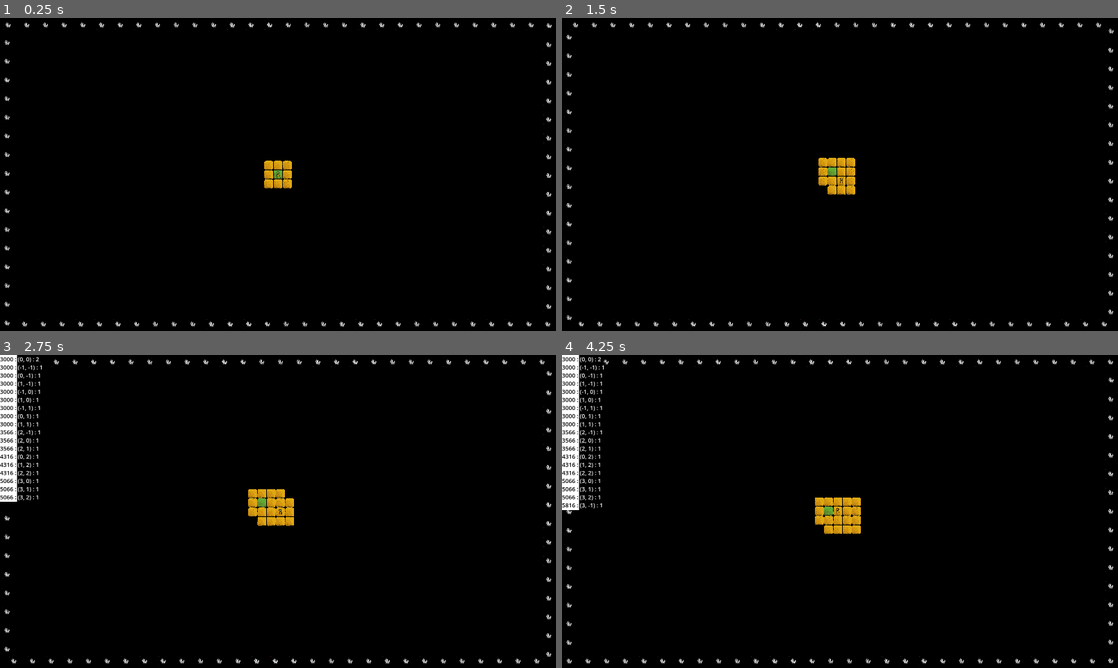
Above: before the commit, frames 1-4 (two rows, left to right).
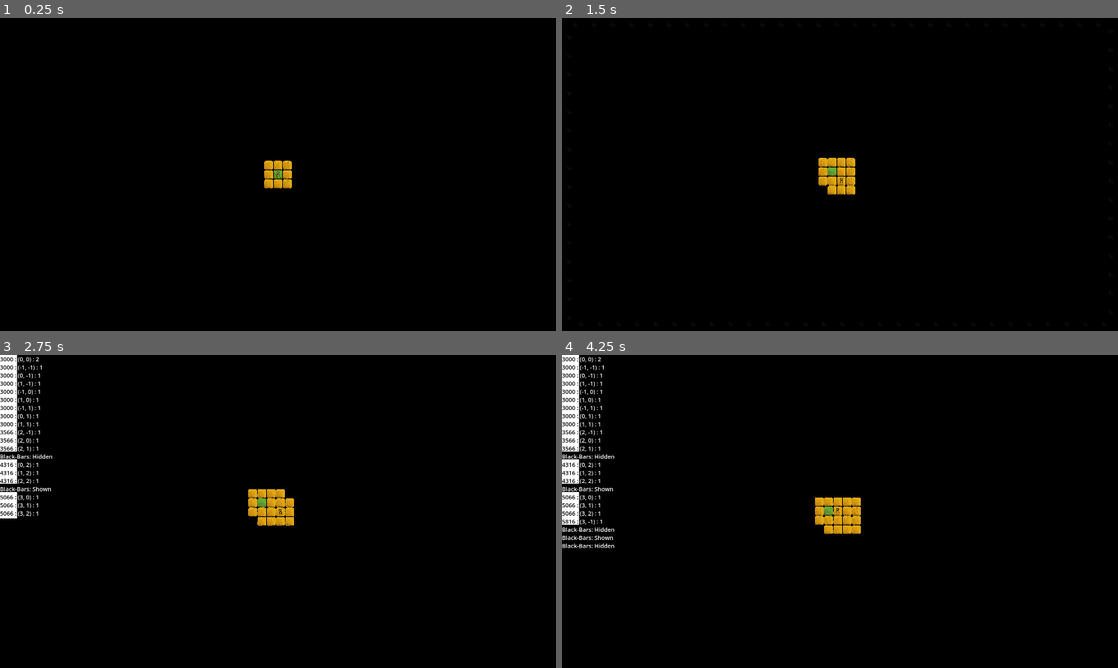
Above: after the commit, the same moments.

Repository: arrayewhy/Worlds
Game: Godot game, scene res://Scenes/Main.tscn
The game is run twice, just before and just after one commit, with the same random seed, the same clock (stepped at 60 frames per second) and the same inputs. The project has no main scene, so this scene is started directly.
Inputs:
- Up to frame 1 (0.25 s): no input
- Up to frame 2 (1.5 s): tap Enter (Enter) at 0.5, 0.6, 1.35 s; hold D (Right) 0.53-1.28 s; hold S (Down) from 1.28 s (still down)
- Up to frame 3 (2.75 s): release S (Down) at 2.03 s; hold D (Right) from 2.03 s (still down); tap ` (Tilde) at 2.1 s; tap Enter (Enter) at 2.3 s
- Up to frame 4 (4.25 s): release D (Right) at 2.78 s; hold W (Up) 2.78-3.53 s; tap Enter (Enter) at 2.85, 3.6 s; hold A (Left) from 3.53 s (still down)

The runs differ from the first frame. In frame 1, 1.0% of the frame differs, in the area x 0-100%, y 0-100%; in frame 2, 1.0%; in frame 3, 1.4%; in frame 4, 1.6%.

Commit message:
Implement [Show and Hide Illuminations]

Diff:
--- a/worlds/Prefabs/Illumination.tscn
+++ b/worlds/Prefabs/Illumination.tscn
@@ -4,7 +4,6 @@
 [ext_resource type="Script" path="res://Scripts/Illumination.gd" id="2_qfwv1"]
 
 [node name="Illumination" type="Sprite2D"]
-z_index = 1
 position = Vector2(24, 24)
 scale = Vector2(0.125, 0.125)
 texture = ExtResource("1_xo1b3")
--- a/worlds/Scenes/Main.tscn
+++ b/worlds/Scenes/Main.tscn
@@ -6,7 +6,10 @@
 [ext_resource type="Script" path="res://Scripts/Button-Movement.gd" id="2_chx15"]
 [ext_resource type="Script" path="res://Scripts/Biome-Spawner.gd" id="5_nwltf"]
 [ext_resource type="PackedScene" uid="uid://dau0b5fcbsdk8" path="res://Prefabs/Illumination.tscn" id="6_2cew8"]
+[ext_resource type="Script" path="res://Scripts/Illuminations-Handler.gd" id="6_ljcja"]
 [ext_resource type="Script" path="res://Scripts/Illumination-Spawner.gd" id="7_rmeg4"]
+[ext_resource type="Script" path="res://Scripts/Fader.gd" id="8_u5mxs"]
+[ext_resource type="Script" path="res://Scripts/Black-Bars.gd" id="8_umww4"]
 
 [sub_resource type="PlaceholderTexture2D" id="PlaceholderTexture2D_bu5ns"]
 size = Vector2(1920, 48)
@@ -43,12 +46,15 @@
 [node name="Biome-Holder" type="Node" parent="."]
 
 [node name="Illuminations-Layer" type="CanvasLayer" parent="."]
+script = ExtResource("6_ljcja")
 
-[node name="Illumination-Spawner" type="Node" parent="Illuminations-Layer"]
+[node name="Illumination-Spawner" type="Node2D" parent="Illuminations-Layer"]
+z_index = 1
 script = ExtResource("7_rmeg4")
 illum = ExtResource("6_2cew8")
 
 [node name="Black-Bars" type="Node2D" parent="Illuminations-Layer"]
+script = ExtResource("8_umww4")
 
 [node name="Top" type="Sprite2D" parent="Illuminations-Layer/Black-Bars"]
 modulate = Color(0, 0, 0, 1)
@@ -77,3 +83,8 @@
 texture = SubResource("PlaceholderTexture2D_dwwpb")
 offset = Vector2(-24, 0)
 metadata/_edit_lock_ = true
+
+[node name="Illumination-Fader" type="Node" parent="Illuminations-Layer" node_paths=PackedStringArray("target")]
+script = ExtResource("8_u5mxs")
+target = NodePath("../Illumination-Spawner")
+startVisible = false
--- /dev/null
+++ b/worlds/Scripts/Black-Bars.gd
@@ -0,0 +1,138 @@
+extends Node2D;
+
+@onready var topBar:Sprite2D = $Top;
+@onready var btmBar:Sprite2D = $Bottom;
+@onready var leftBar:Sprite2D = $Left;
+@onready var rightBar:Sprite2D = $Right;
+
+var initTopPos:Vector2;
+var initBtmPos:Vector2;
+var initLeftPos:Vector2;
+var initRightPos:Vector2;
+
+const offset:float = 48;
+const speed:float = 100;
+
+var showing:bool;
+
+func _ready() -> void:
+
+	initTopPos = topBar.position;
+	initBtmPos = btmBar.position;
+	initLeftPos = leftBar.position;
+	initRightPos = rightBar.position;
+
+	topBar.position.y -= offset;
+	btmBar.position.y += offset;
+	leftBar.position.x -= offset;
+	rightBar.position.x += offset;
+
+	set_process(false);
+
+func _process(delta: float) -> void:
+
+	if showing:
+		Show_Bars(speed * delta);
+		if All_Shown():
+			InGameDebugger.Say("Black-Bars: Shown");
+			set_process(false);
+		return;
+	else:
+		Hide_Bars(speed * delta);
+		if All_Hidden():
+			InGameDebugger.Say("Black-Bars: Hidden");
+			set_process(false);
+
+func Show() -> void:
+	showing = true;
+	if !is_processing():
+		set_process(true);
+
+func Hide() -> void:
+	showing = false;
+	if !is_processing():
+		set_process(true);
+
+# Show and Hide Bars
+
+func Show_Bars(change:float) -> void:
+	Show_TopBar(change);
+	Show_BtmBar(change);
+	Show_LeftBar(change);
+	Show_RightBar(change);
+
+func Hide_Bars(change:float) -> void:
+	Hide_TopBar(change);
+	Hide_BtmBar(change);
+	Hide_LeftBar(change);
+	Hide_RightBar(change);
+
+func Show_TopBar(change:float) -> void:
+	var next:Vector2 = topBar.position + Vector2(0, change);
+	if next.y < initTopPos.y:
+		topBar.position = next;
+	else:
+		topBar.position = initTopPos;
+
+func Hide_TopBar(change:float) -> void:
+	var next:Vector2 = topBar.position - Vector2(0, change);
+	if next.y > initTopPos.y - offset:
+		topBar.position = next;
+	else:
+		topBar.position.y = initTopPos.y - offset;
+
+func Show_BtmBar(change:float) -> void:
+	var next:Vector2 = btmBar.position - Vector2(0, change);
+	if next.y > initBtmPos.y:
+		btmBar.position = next;
+	else:
+		btmBar.position = initBtmPos;
+
+func Hide_BtmBar(change:float) -> void:
+	var next:Vector2 = btmBar.position + Vector2(0, change);
+	if next.y < initBtmPos.y + offset:
+		btmBar.position = next;
+	else:
+		btmBar.position.y = initBtmPos.y + offset;
+
+func Show_LeftBar(change:float) -> void:
+	var next:Vector2 = leftBar.position + Vector2(change, 0);
+	if next.x < initLeftPos.x:
+		leftBar.position = next;
+	else:
+		leftBar.position = initLeftPos;
+
+func Hide_LeftBar(change:float) -> void:
+	var next:Vector2 = leftBar.position - Vector2(change, 0);
+	if next.x > initLeftPos.x - offset:
+		leftBar.position = next;
+	else:
+		leftBar.position.x = initLeftPos.x - offset;
+
+func Show_RightBar(change:float) -> void:
+	var next:Vector2 = rightBar.position - Vector2(change, 0);
+	if next.x > initRightPos.x:
+		rightBar.position = next;
+	else:
+		rightBar.position = initRightPos;
+
+func Hide_RightBar(change:float) -> void:
+	var next:Vector2 = rightBar.position + Vector2(change, 0);
+	if next.x < initRightPos.x + offset:
+		rightBar.position = next;
+	else:
+		rightBar.position.x = initRightPos.x + offset;
+
+# Check All Bars
+
+func All_Shown() -> bool:
+	return topBar.position.y == initTopPos.y \
+	and btmBar.position.y == initBtmPos.y \
+	and leftBar.position.x == initLeftPos.x \
+	and rightBar.position.x == initRightPos.x;
+
+func All_Hidden() -> bool:
+	return topBar.position.y == initTopPos.y - offset \
+	and btmBar.position.y == initBtmPos.y + offset \
+	and leftBar.position.x == initLeftPos.x - offset \
+	and rightBar.position.x == initRightPos.x + offset;
--- /dev/null
+++ b/worlds/Scripts/Fader.gd
@@ -0,0 +1,134 @@
+extends Node;
+
+@export var target:Node2D;
+@export var startVisible:bool = true;
+#@export var colorFade:bool;
+#var initCol:Color;
+var destAlpha:float;
+var initSpeed:float = 2;
+var speed:float = 2;
+var dir:int;
+var fading:bool;
+
+@export var emitSignal:bool;
+signal Complete;
+
+#@export var hideOnReady:bool = true;
+
+func _ready():
+	set_process (false);
+	# Auto Initialise Target
+	if typeof(target) == 0:
+		target = get_parent();
+
+	# hide() Target at Start
+
+	#if !hideOnReady:
+		#return;
+
+	if !startVisible:
+
+		#if colorFade:
+			#initCol = target.modulate;
+			#target.modulate = Color(0, 0, 0, 1);
+			#return;
+
+		target.modulate.a = 0;
+		target.hide();
+
+func _process(delta):
+
+	var change:float = (destAlpha - target.modulate.a) * speed * delta;
+
+	var newVal = target.modulate.a + change;
+
+	var dist = abs(newVal - destAlpha);
+
+	var thresh = 0.01;
+
+	#var nextAlpha = target.modulate.a + speed * dir * delta;
+
+	# Snap to Trans
+
+	if dir < 0 and dist < thresh:
+		target.modulate.a = 0;
+		speed = initSpeed;
+		target.hide();
+		fading = false;
+		set_process (false);
+
+		if !emitSignal:
+			return;
+		Complete.emit();
+
+	#if dir < 0 and nextAlpha <= 0:
+		#target.modulate.a = 0;
+		#speed = initSpeed;
+		#target.hide();
+		#fading = false;
+		#set_process (false);
+		#
+		#if !emitSignal:
+			#return;
+		#Complete.emit();
+
+	# Snap to Opaque
+
+	elif dir > 0 and dist < thresh:
+		target.modulate.a = 1;
+		speed = initSpeed;
+		fading = false;
+		set_process (false);
+
+		if !emitSignal:
+			return;
+		Complete.emit();
+
+	#elif dir > 0 and nextAlpha >= 1:
+		#target.modulate.a = 1;
+		#speed = initSpeed;
+		#fading = false;
+		#set_process (false);
+		#
+		#if !emitSignal:
+			#return;
+		#Complete.emit();
+
+	#target.modulate.a = nextAlpha;
+
+	target.modulate.a += change;
+
+func FadeToOpaque(spd:float = speed):
+	#print ("Fading In");
+	destAlpha = 1;
+	dir = 1;
+	speed = spd;
+	Start();
+
+func FadeToTrans(spd:float = speed):
+	#print ("Fading Out");
+	destAlpha = 0;
+	dir = -1;
+	speed = spd;
+	Start();
+
+#func FadeToInitCol() -> void:
+	#pass;
+#func FadeToBlack() -> void:
+	#pass;
+
+#func FadeTo(spd:float = speed, a:float = 0.5) -> void:
+	#if a == 0.5:
+		#InGameDebugger.Warn(str("FadeTo() : Target Alpha NOT Set."));
+	#destAlpha = a;
+	#dir = sign(a - target.modulate.a);
+	#speed = spd;
+	#Start();
+
+func Start() -> void:
+	target.show();
+	fading = true;
+	set_process (true);
+
+func Is_Fading() -> bool:
+	return fading;
--- /dev/null
+++ b/worlds/Scripts/Illuminations-Handler.gd
@@ -0,0 +1,23 @@
+extends CanvasLayer;
+
+@onready var illumFader:Node = $"Illumination-Fader";
+@onready var blackBars:Node2D = $"Black-Bars";
+
+var showing:bool;
+
+func _process(delta: float) -> void:
+	if Input.is_action_just_pressed("Enter"):
+		if !showing:
+			showing = true;
+			Show();
+			return;
+		showing = false;
+		Hide();
+
+func Show() -> void:
+	illumFader.FadeToOpaque(.5);
+	blackBars.Show();
+
+func Hide() -> void:
+	illumFader.FadeToTrans(8);
+	blackBars.Hide();
Not shown: 1 places in worlds/Scenes/Main.tscn that only renumber resources
